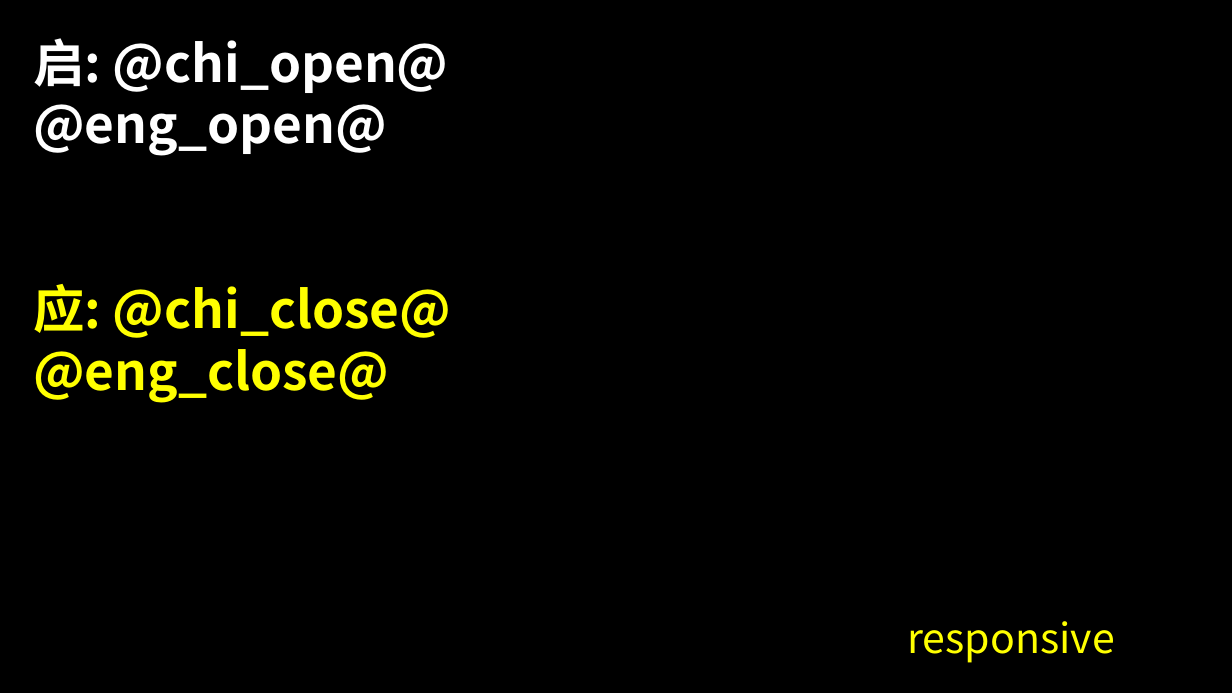
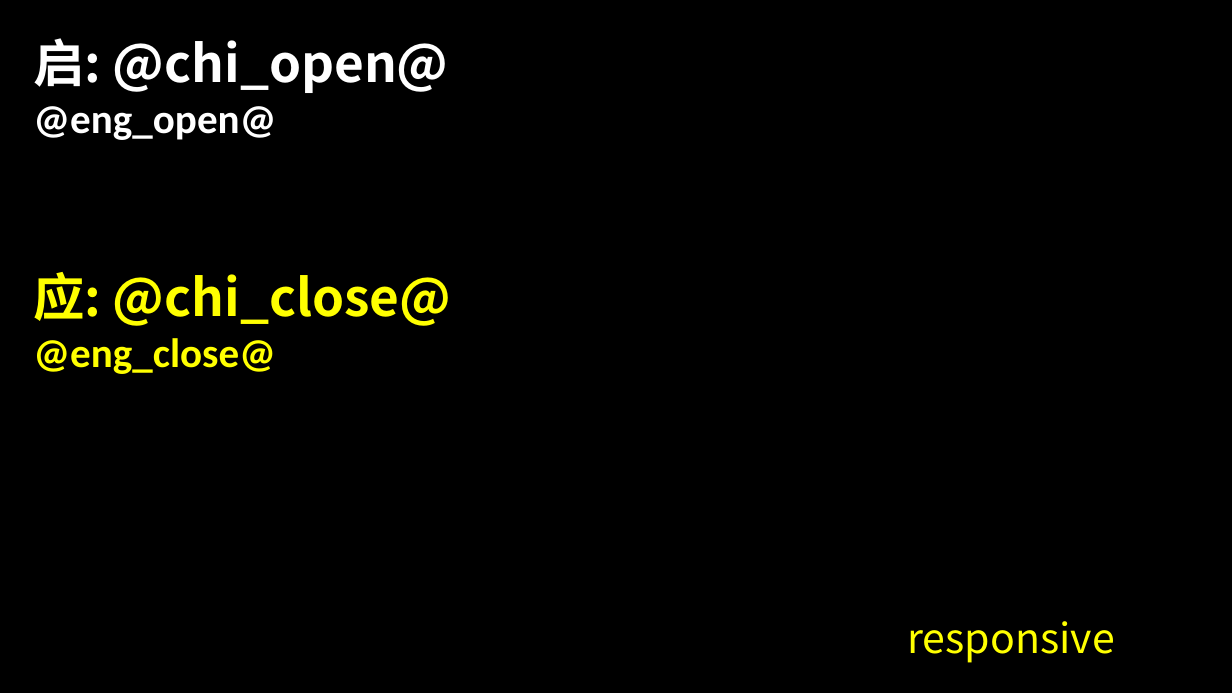
Before and after one commit to DrakonDarquesse/bvpg, a slide deck: slide 2 of api/template/responsive_reading.pptx. Drawn at 1232x693 pixels with LibreOffice and Linux fonts; fonts in the diff are those of the drawing. Boxes give left, top, right and bottom in pixels: in the first picture for what was removed or moved away, otherwise in the second. Text is boxed around its words. In the diff, an @@ line names an element or a change of style, - is before the commit and + after.

Commit message:
fix(template): use calibri for englsh font

```diff
--- a/api/template/responsive_reading.pptx
+++ b/api/template/responsive_reading.pptx
@@ text at <box>33,106,276,374</box>: size 40 to 32 pt, font Noto Sans CJK SC to Calibri in "@eng_open@", "@eng_close@" @@
```
Also in this commit, not shown: 1 other slide changed.
